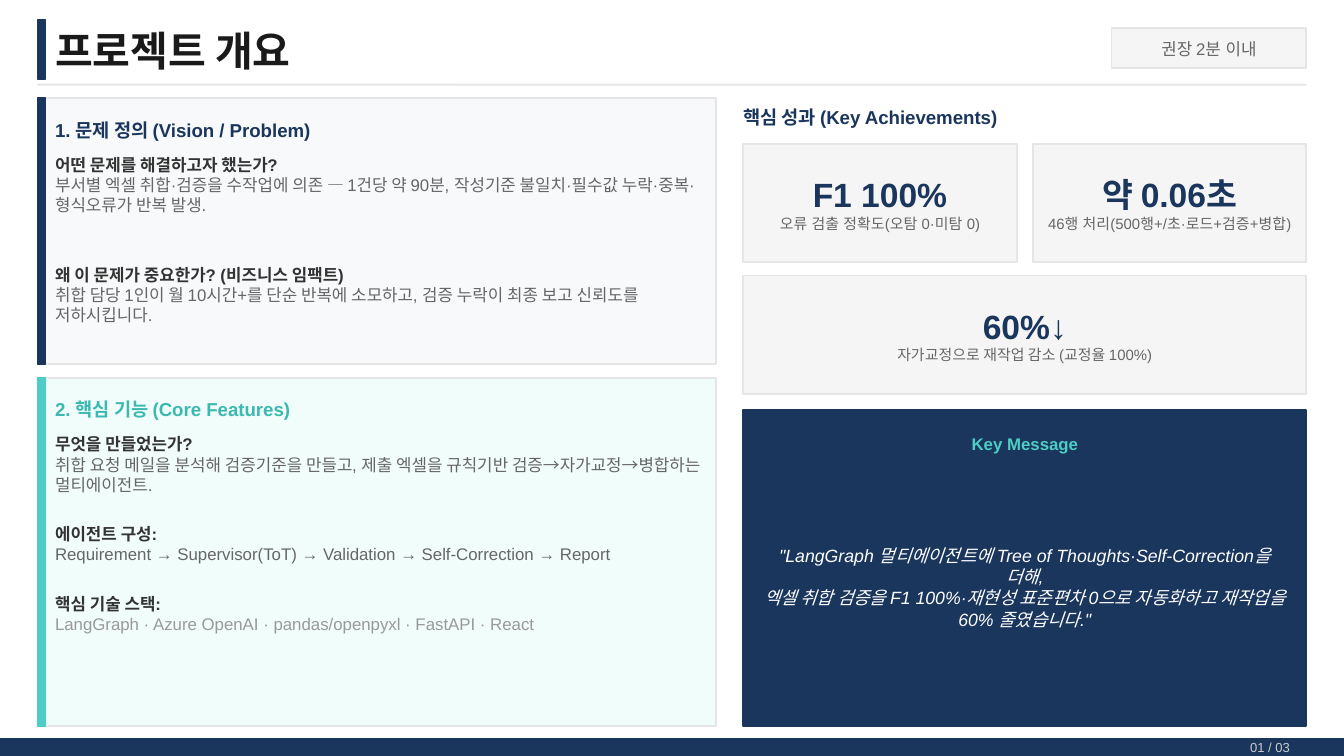
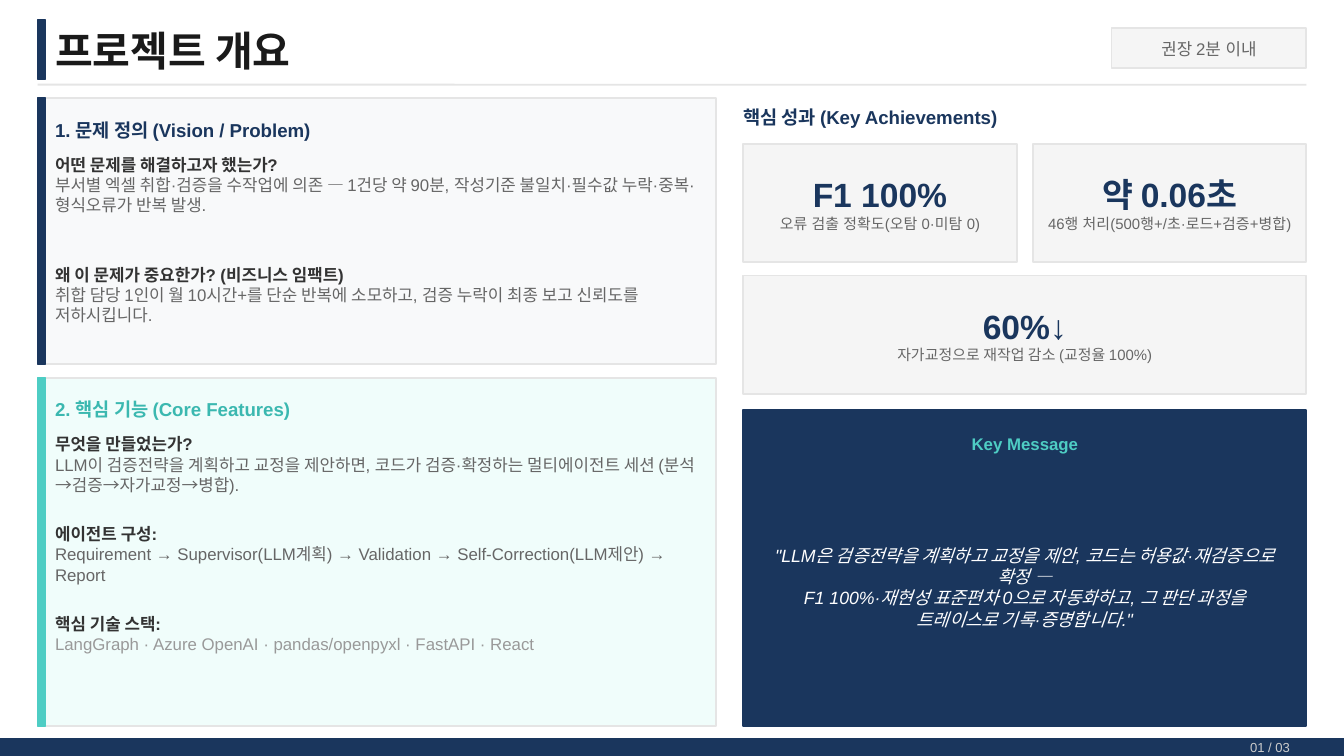
Before and after one commit to PinokioLee/smart-collect-assistant, a slide deck: slide 2 of presentation/AI_Master_최종발표_이형진_08079.pptx. Drawn at 1344x756 pixels with LibreOffice and Linux fonts; fonts in the diff are those of the drawing. Boxes give left, top, right and bottom in pixels: in the first picture for what was removed or moved away, otherwise in the second. Text is boxed around its words. In the diff, an @@ line names an element or a change of style, - is before the commit and + after.

Commit message:
feat: LLM 판단 + 코드 검증 에이전트 루프 + 추론 트레이스 증거
멘토 피드백("4개 개별 기능 같다 / LLM을 능동적으로 어디 썼나")에 대응해
단발 요약이 아니라 Propose–Verify 멀티에이전트 세션으로 재설계했다.

방향 1 — LLM 자율성 (검증 재현성은 결정론 게이트로 유지):
- Supervisor: LLM이 실제 업로드 컬럼을 보고 검증 전략·리스크를 계획(plan_collection)
- Self-Correction: LLM이 교정값을 근거와 함께 '제안'(propose_corrections) →
  코드가 허용값·날짜형식으로 '검증' → 재검증서 오류 줄 때만 채택.
  게이트 미통과 시 결정론 규칙 폴백. Azure 없으면 전체 오프라인 재현.

방향 2 — 하나의 에이전트 세션으로 가시화:
- 버려지던 reasoning_log 직렬화 + 구조화 reasoning_steps(판단 주체 LLM/규칙) 신설
- 02 결과에 '에이전트 추론 타임라인' 패널·자가교정 상세(LLM 근거)·Supervisor 계획 박스

증거 기록:
- 요청 1건마다 data/traces/{ID}.json/.md 자동 저장(단계별 판단주체 표 + 교정 근거)
- /api/download-trace 및 UI 다운로드 버튼
- 시연 대본·멘토 문서(1.5절, Q14~Q16)·발표 PPT 4장 전체 반영

검증: pytest 62 passed(신규 에이전틱 6개 포함), npm build 통과,
실 LLM 그래프 실행·API 스모크로 제안-검증 루프·트레이스 확인.

```diff
--- a/presentation/AI_Master_최종발표_이형진_08079.pptx
+++ b/presentation/AI_Master_최종발표_이형진_08079.pptx
@@ text at [55, 457, 695, 495]: text changed @@
-취합 요청 메일을 분석해 검증기준을 만들고, 제출 엑셀을 규칙기반 검증→자가교정→병합하는 멀티에이전트.
+LLM이 검증전략을 계획하고 교정을 제안하면, 코드가 검증·확정하는 멀티에이전트 세션 (분석→검증→자가교정→병합).
@@ text at [55, 547, 644, 585]: text changed @@
-Requirement → Supervisor(ToT) → Validation → Self-Correction → Report
+Requirement → Supervisor(LLM계획) → Validation → Self-Correction(LLM제안) → Report
@@ text at [804, 547, 1274, 628]: text changed @@
-"LangGraph 멀티에이전트에 Tree of Thoughts·Self-Correction을 더해,
-엑셀 취합 검증을 F1 100%·재현성 표준편차 0으로 자동화하고 재작업을 60% 줄였습니다."
+"LLM은 검증전략을 계획하고 교정을 제안, 코드는 허용값·재검증으로 확정 —
+F1 100%·재현성 표준편차 0으로 자동화하고, 그 판단 과정을 트레이스로 기록·증명합니다."
```
Also in this commit, not shown: 2 other slides changed, 16 other files.
